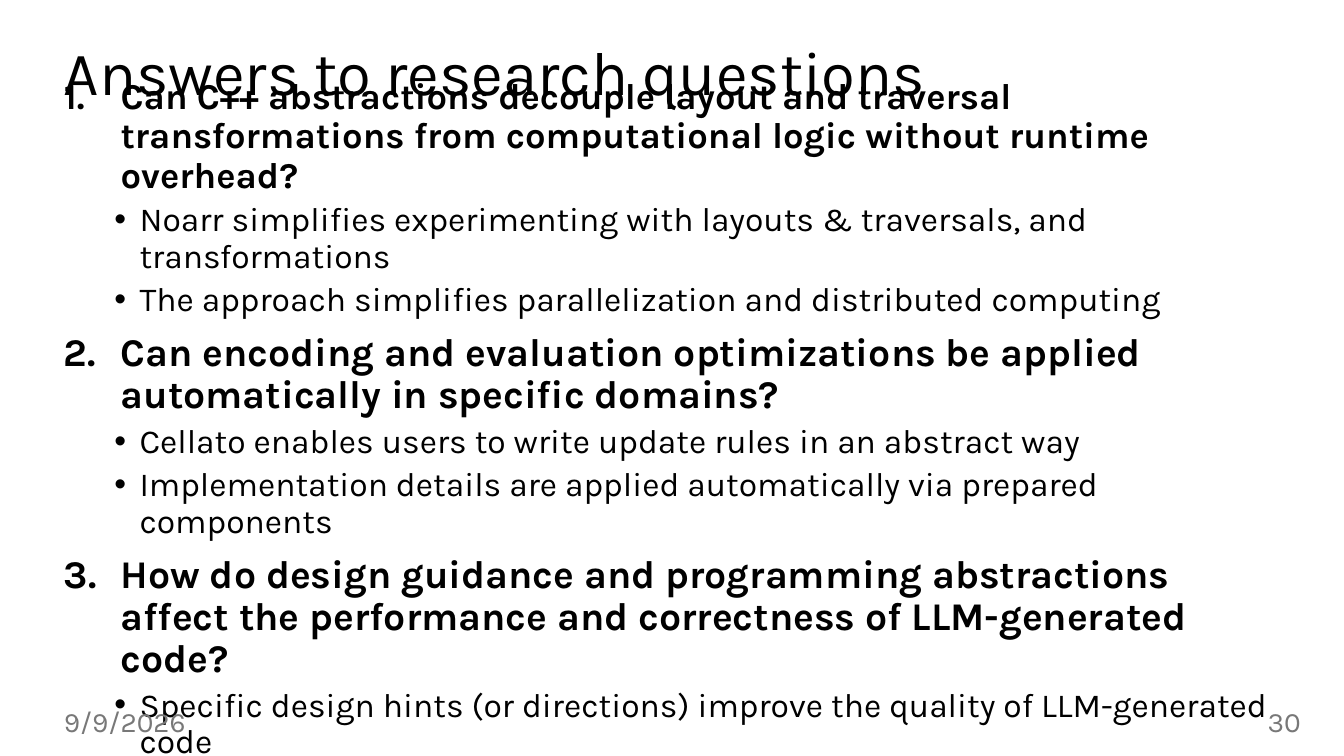
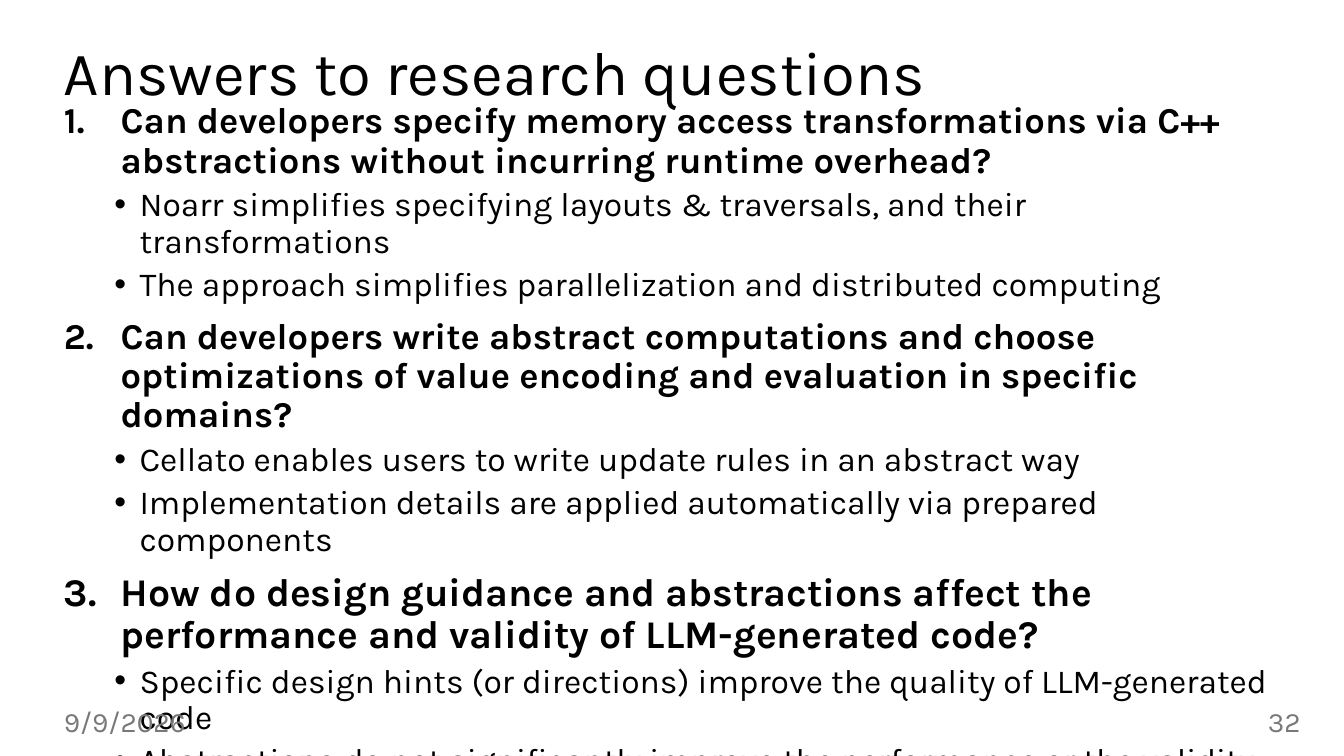
Before and after one commit to jiriklepl/phd-thesis, a slide deck: slide 32 of defense/Optimizing Memory Layouts and Traversal Orders in High-Performance Computing.pptx (slide 30 before the commit). Drawn at 1344x756 pixels with LibreOffice and Linux fonts; fonts in the diff are those of the drawing; background and template pictures are left out. Boxes give left, top, right and bottom in pixels: in the first picture for what was removed or moved away, otherwise in the second. Text is boxed around its words. In the diff, an @@ line names an element or a change of style, - is before the commit and + after.

```diff
--- a/defense/Optimizing Memory Layouts and Traversal Orders in High-Performance Computing.pptx
+++ b/defense/Optimizing Memory Layouts and Traversal Orders in High-Performance Computing.pptx
@@ text at box(121, 107, 1219, 254): text changed @@
-1. Can C++ abstractions decouple layout and traversal transformations from computational logic without runtime overhead?
-  • Noarr simplifies experimenting with layouts & traversals, and transformations
+1. Can developers specify memory access transformations via C++ abstractions without incurring runtime overhead?
+  • Noarr simplifies specifying layouts & traversals, and their transformations
@@ text at box(121, 323, 1138, 428): text changed; size 28 to 26 pt @@
-2. Can encoding and evaluation optimizations be applied automatically in specific domains?
+2. Can developers write abstract computations and choose optimizations of value encoding and evaluation in specific domains?
@@ text at box(121, 578, 1092, 658): text changed @@
-3. How do design guidance and programming abstractions affect the performance and correctness of LLM-generated code?
+3. How do design guidance and abstractions affect the performance and validity of LLM-generated code?
@@ page number at box(1268, 714, 1301, 732): text changed @@
-30
+32
```
Also in this commit, not shown: 21 other slides changed, 2 slides added.
